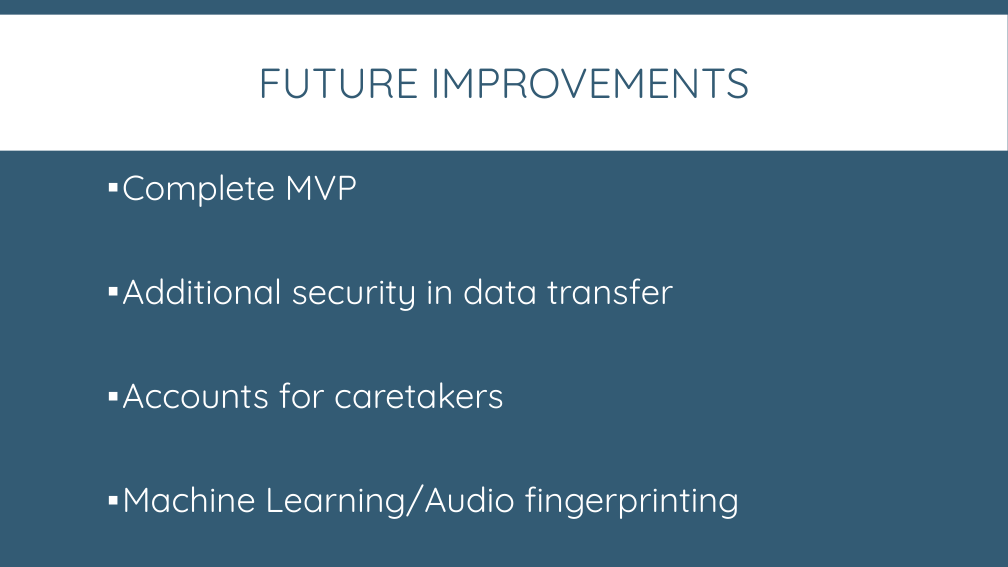
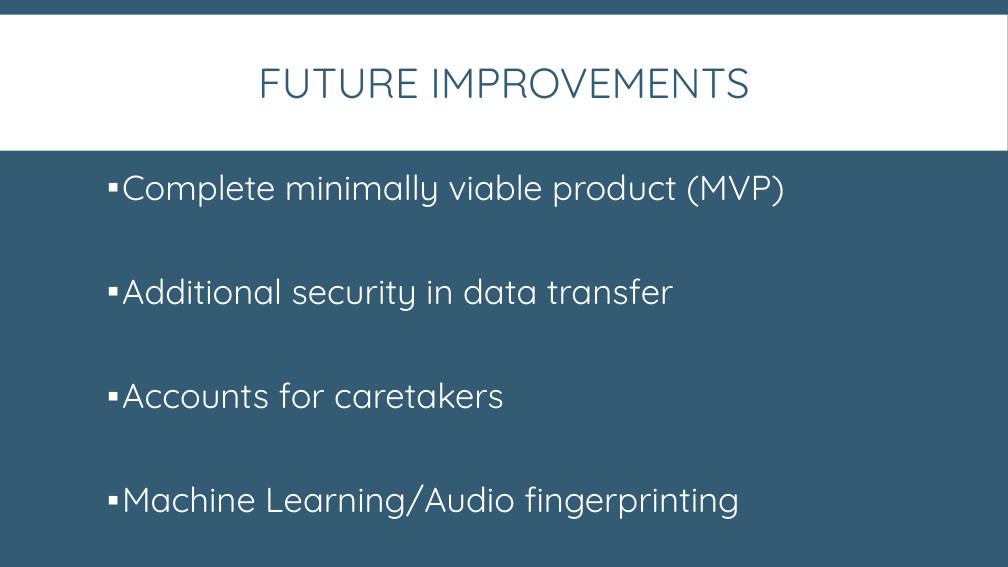
Before and after one commit to brooklyn2016/team-19, a slide deck: slide 20 of presentation-Final Edit.pptx (slide 17 before the commit). Drawn at 1008x567 pixels with LibreOffice and Linux fonts; fonts in the diff are those of the drawing. Boxes give left, top, right and bottom in pixels: in the first picture for what was removed or moved away, otherwise in the second. Text is boxed around its words. In the diff, an @@ line names an element or a change of style, - is before the commit and + after.

```diff
--- a/presentation-Final Edit.pptx
+++ b/presentation-Final Edit.pptx
@@ text at box(122, 174, 784, 207): text changed @@
-▪ Complete MVP
+▪ Complete minimally viable product (MVP)
```
Also in this commit, not shown: 10 other slides changed, 3 slides added.
